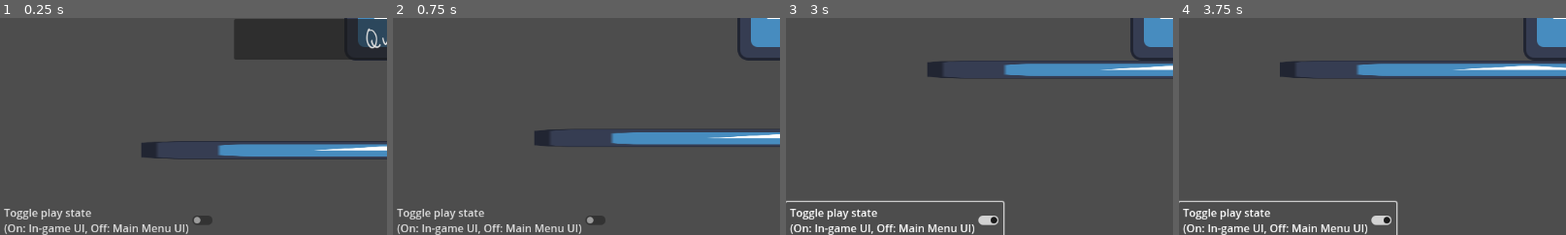
Above: before the commit, frames 1-4 (left to right).
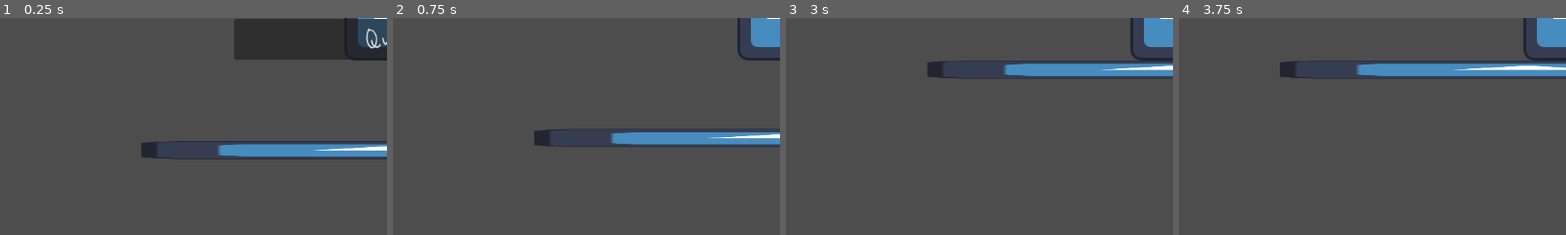
Above: after the commit, the same moments.

Repository: avetharun/GodotGameJam6-14
Game: Godot game, scene res://Scenes/main.tscn
Two runs of this game, one before a commit and one after it. Both use one fixed random seed, a clock stepped at 60 frames per second and the inputs below. The engine's default icon, where the game draws it, is replaced by a stand-in: a white triangle on a blue panel in a dark square.
Inputs (mouse positions are % of the whole screen's width and height, from its top left):
- Up to frame 1 (0.25 s): no input
- Up to frame 2 (0.75 s): click "Start" at 0.5 s
- Up to frame 3 (3 s): click "[font_size=50]Pause" at 1.25 s; click "Resume" at 2 s; click (14, 97) at 2.75 s, where only the run before the commit has a clickable "Toggle play state (On: In-gam…"
- Up to frame 4 (3.75 s): move the mouse to (72, 45) at 3.52 s; hold D (right) from 3.53 s (still down); tap 0 at 3.6 s; click (72, 45) at 3.67 s
The pictures show only the part of the screen within x 0-50%, y 50-100%; the shares and areas given below are measured in that part.

The runs differ from the first frame. In frame 1, 1.4% of the frame differs, in the area x 1-55%, y 87-100%; in frame 2, 1.4%; in frame 3, 2.1%, in the area x 0-57%, y 83-100%; in frame 4, 2.1%.

Commit message:
fully pauseable game
woooo

Diff:
--- a/Scenes/UserInterface.tscn
+++ b/Scenes/UserInterface.tscn
@@ -83,6 +83,7 @@
 corner_detail = 1
 
 [node name="UserInterface" type="Control" node_paths=PackedStringArray("MainMenuRelatedUI", "InGamePauseMenuRelatedUI", "SettingsMenuScreen")]
+process_mode = 3
 z_index = 921
 layout_mode = 3
 anchors_preset = 15
@@ -102,6 +103,8 @@
 [node name="CanvasLayer" type="CanvasLayer" parent="."]
 
 [node name="CheckButton" type="CheckButton" parent="CanvasLayer"]
+process_mode = 2
+visible = false
 anchors_preset = -1
 anchor_top = 0.924
 anchor_right = 0.28
@@ -115,6 +118,7 @@
 expand_icon = true
 
 [node name="MMButtonContainer" type="PanelContainer" parent="CanvasLayer"]
+process_mode = 2
 anchors_preset = 15
 anchor_right = 1.0
 anchor_bottom = 1.0
@@ -148,6 +152,7 @@
 current = true
 
 [node name="Pause Menu" type="Panel" parent="CanvasLayer"]
+process_mode = 2
 visible = false
 anchors_preset = 15
 anchor_right = 1.0
@@ -188,6 +193,7 @@
 text = "Menu"
 
 [node name="IG_OpenPauseMenu" type="Panel" parent="CanvasLayer"]
+visible = false
 custom_minimum_size = Vector2(140, 0)
 offset_right = 140.0
 offset_bottom = 50.0
@@ -236,6 +242,7 @@
 text = "[font_size=50]Pause"
 
 [node name="MM_OpenSettings" type="Panel" parent="CanvasLayer"]
+process_mode = 2
 visible = false
 custom_minimum_size = Vector2(140, 0)
 offset_right = 140.0
@@ -278,6 +285,7 @@
 mouse_filter = 2
 
 [node name="SettingsMenu" type="Panel" parent="CanvasLayer" node_paths=PackedStringArray("SettingsLabels", "RootSettingsContainer")]
+process_mode = 2
 visible = false
 anchors_preset = 15
 anchor_right = 1.0
@@ -488,20 +496,23 @@
 LabelKey = "Graphics"
 
 [connection signal="toggled" from="CanvasLayer/CheckButton" to="." method="SetIsPlayingGame"]
+[connection signal="pressed" from="CanvasLayer/MMButtonContainer/MM_Buttons/StartButton" to="." method="UnPauseGame"]
 [connection signal="pressed" from="CanvasLayer/MMButtonContainer/MM_Buttons/StartButton" to="." method="SetIsPlayingGame" binds= [true]]
 [connection signal="pressed" from="CanvasLayer/MMButtonContainer/MM_Buttons/Quit" to="." method="ExitGame"]
 [connection signal="pressed" from="CanvasLayer/MMButtonContainer/MM_Buttons/Quit" to="CanvasLayer/SettingsMenu" method="Save"]
+[connection signal="pressed" from="CanvasLayer/Pause Menu/VBoxContainer/Button_Resume" to="." method="UnPauseGame"]
 [connection signal="pressed" from="CanvasLayer/Pause Menu/VBoxContainer/Button_Resume" to="CanvasLayer/Pause Menu" method="set_visible" binds= [false]]
 [connection signal="pressed" from="CanvasLayer/Pause Menu/VBoxContainer/Button_Settings" to="CanvasLayer/Pause Menu" method="set_visible" binds= [false]]
 [connection signal="pressed" from="CanvasLayer/Pause Menu/VBoxContainer/Button_Settings" to="CanvasLayer/SettingsMenu" method="set_visible" binds= [true]]
+[connection signal="pressed" from="CanvasLayer/IG_OpenPauseMenu/Button" to="." method="PauseGame"]
+[connection signal="pressed" from="CanvasLayer/IG_OpenPauseMenu/Button" to="CanvasLayer/Pause Menu" method="set_visible" binds= [true]]
 [connection signal="pressed" from="CanvasLayer/IG_OpenPauseMenu/Button" to="CanvasLayer/IG_OpenPauseMenu" method="set_visible" binds= [false]]
-[connection signal="pressed" from="CanvasLayer/IG_OpenPauseMenu/Button" to="CanvasLayer/Pause Menu" method="set_visible" binds= [true]]
+[connection signal="pressed" from="CanvasLayer/MM_OpenSettings/Button" to="CanvasLayer/MMButtonContainer" method="set_visible" binds= [false]]
 [connection signal="pressed" from="CanvasLayer/MM_OpenSettings/Button" to="CanvasLayer/MM_OpenSettings" method="set_visible" binds= [false]]
 [connection signal="pressed" from="CanvasLayer/MM_OpenSettings/Button" to="CanvasLayer/SettingsMenu" method="set_visible" binds= [true]]
-[connection signal="pressed" from="CanvasLayer/MM_OpenSettings/Button" to="CanvasLayer/MMButtonContainer" method="set_visible" binds= [false]]
 [connection signal="pressed" from="CanvasLayer/SettingsMenu/ResetSettingsButton/Button" to="CanvasLayer/SettingsMenu" method="ResetSettings"]
+[connection signal="pressed" from="CanvasLayer/SettingsMenu/SM_GoToMenu/Button" to="CanvasLayer/MMButtonContainer" method="set_visible" binds= [true]]
 [connection signal="pressed" from="CanvasLayer/SettingsMenu/SM_GoToMenu/Button" to="CanvasLayer/SettingsMenu" method="set_visible" binds= [false]]
-[connection signal="pressed" from="CanvasLayer/SettingsMenu/SM_GoToMenu/Button" to="CanvasLayer/MMButtonContainer" method="set_visible" binds= [true]]
 [connection signal="pressed" from="CanvasLayer/SettingsMenu/SM_GoToPauseScreen/Button" to="CanvasLayer/SettingsMenu" method="Save"]
 [connection signal="pressed" from="CanvasLayer/SettingsMenu/SM_GoToPauseScreen/Button" to="CanvasLayer/Pause Menu" method="set_visible" binds= [true]]
 [connection signal="pressed" from="CanvasLayer/SettingsMenu/SM_GoToPauseScreen/Button" to="CanvasLayer/SettingsMenu" method="set_visible" binds= [false]]
--- a/Scripts/UserInterface.gd
+++ b/Scripts/UserInterface.gd
@@ -13,6 +13,7 @@
 func _ready():
 	INSTANCE = self
 	SettingsMenuScreen.Load()
+	get_tree().paused = true
 
 func SetIsPlayingGame(state : bool):
 	GameConstants.Instance.IsPlayingGame = state
@@ -24,7 +25,11 @@
 func go_to_menu():
 	pass
 
+func PauseGame():
+	get_tree().paused = true
 
+func UnPauseGame():
+	get_tree().paused = false
 
 func ExitGame():
 	if (!is_inside_tree()): return
